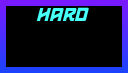
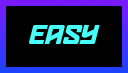
Before/after of a 128px x 73px layered artwork. What changed in the layer stack:
hid "HArD", painted on it over (29, 7, 100, 44)
showed "EASY", painted on it over (29, 8, 100, 44)
